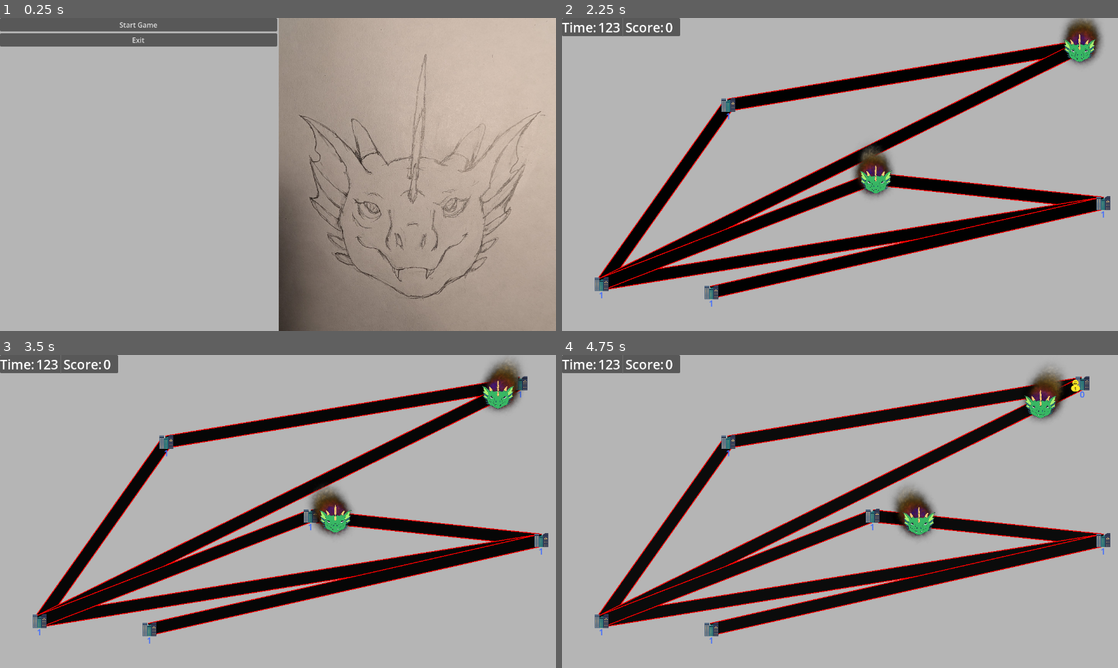
Above: before the commit, frames 1-4 (two rows, left to right).
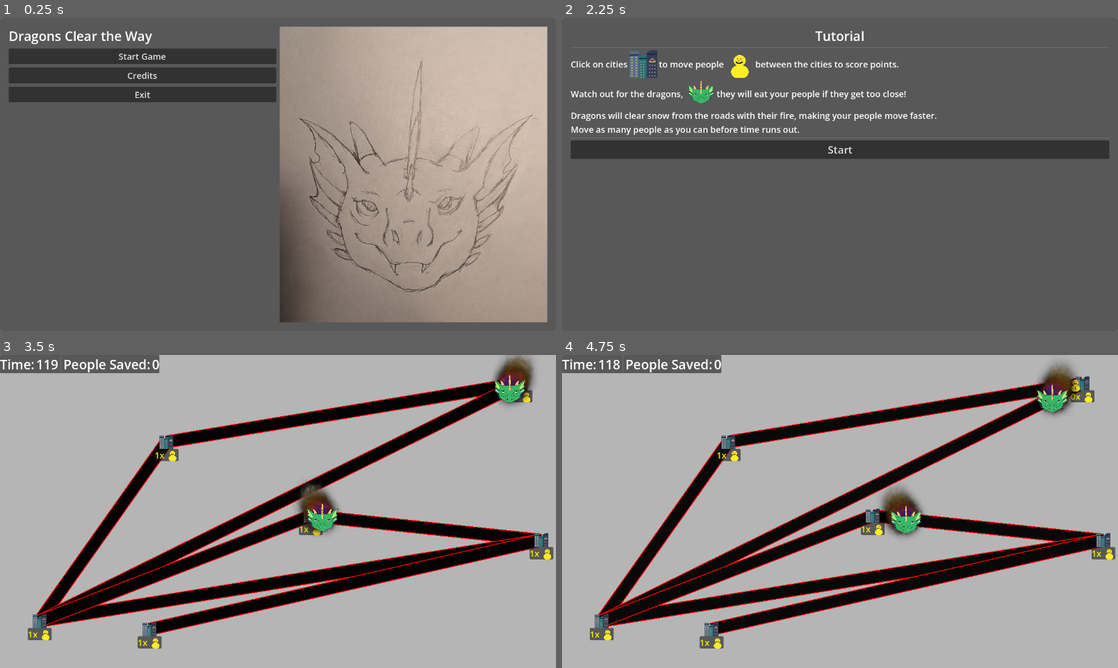
Above: after the commit, the same moments.

Repository: firefly2442/queble-game-jam
Game: Godot game, scene res://scenes/Main.tscn
The game is run twice, just before and just after one commit, with the same random seed, the same clock (stepped at 60 frames per second) and the same inputs.
Inputs (mouse positions are in pixels of both pictures, inside the frame that each line leads up to):
- Up to frame 1 (0.25 s): no input
- Up to frame 2 (2.25 s): click (706, 74) at 0.5 s, where only the run after the commit has a clickable "Credits"; click (840, 136) at 1.25 s, where only the run after the commit has a clickable "Back"; click "Start Game" at 2 s
- Up to frame 3 (3.5 s): click (278, 486) at 2.75 s, where only the run after the commit has a clickable "Start"
- Up to frame 4 (4.75 s): drag from (1084, 383) to (728, 442) at 3.52 s; drag from (728, 442) to (1084, 383) at 4.27 s

The runs differ from the first frame. In frame 1, 54% of the frame differs, in the area x 0-100%, y 0-100%; in frame 2, 98%; in frame 3, 3.7%; in frame 4, 3.9%.

Commit message:
feat: add credits, tutorial, and results scenes

Diff:
--- /dev/null
+++ b/scenes/Credits.tscn
@@ -0,0 +1,60 @@
+[gd_scene format=3 uid="uid://vwcwry2ct878"]
+
+[ext_resource type="Script" uid="uid://jgk2wei43fia" path="res://scripts/Credits.gd" id="1_hi4w3"]
+
+[node name="Credits" type="Node2D" unique_id=1144434278]
+script = ExtResource("1_hi4w3")
+
+[node name="PanelContainer" type="PanelContainer" parent="." unique_id=763520992]
+offset_right = 1280.0
+offset_bottom = 720.0
+
+[node name="MarginContainer" type="MarginContainer" parent="PanelContainer" unique_id=2129947859]
+layout_mode = 2
+theme_override_constants/margin_left = 20
+theme_override_constants/margin_top = 20
+theme_override_constants/margin_right = 20
+theme_override_constants/margin_bottom = 20
+
+[node name="VBoxContainer" type="VBoxContainer" parent="PanelContainer/MarginContainer" unique_id=1702471202]
+layout_mode = 2
+theme_override_constants/separation = 10
+
+[node name="CreditsLabel" type="Label" parent="PanelContainer/MarginContainer/VBoxContainer" unique_id=893674920]
+layout_mode = 2
+theme_override_font_sizes/font_size = 30
+text = "Credits"
+horizontal_alignment = 1
+
+[node name="HSeparator" type="HSeparator" parent="PanelContainer/MarginContainer/VBoxContainer" unique_id=359607667]
+layout_mode = 2
+
+[node name="ProgrammingLabel" type="Label" parent="PanelContainer/MarginContainer/VBoxContainer" unique_id=1923332691]
+layout_mode = 2
+theme_override_font_sizes/font_size = 20
+text = "Programming: Patrick"
+
+[node name="GraphicsLabel" type="Label" parent="PanelContainer/MarginContainer/VBoxContainer" unique_id=1992301750]
+layout_mode = 2
+theme_override_font_sizes/font_size = 20
+text = "Graphics: Patrick, Lina, Kenney.nl"
+
+[node name="AudioLabel" type="Label" parent="PanelContainer/MarginContainer/VBoxContainer" unique_id=1624096529]
+layout_mode = 2
+theme_override_font_sizes/font_size = 20
+text = "Audio:"
+
+[node name="ThanksToLabel" type="Label" parent="PanelContainer/MarginContainer/VBoxContainer" unique_id=167360707]
+layout_mode = 2
+theme_override_font_sizes/font_size = 20
+text = "Thanks To: Queble, Kenney, Itch.io"
+
+[node name="HSeparator2" type="HSeparator" parent="PanelContainer/MarginContainer/VBoxContainer" unique_id=2108808028]
+layout_mode = 2
+
+[node name="BackButton" type="Button" parent="PanelContainer/MarginContainer/VBoxContainer" unique_id=133104795]
+layout_mode = 2
+theme_override_font_sizes/font_size = 20
+text = "Back"
+
+[connection signal="pressed" from="PanelContainer/MarginContainer/VBoxContainer/BackButton" to="." method="_on_back_button_pressed"]
--- a/scenes/Game.tscn
+++ b/scenes/Game.tscn
@@ -4,6 +4,9 @@
 
 [node name="Game" type="Node2D" unique_id=393346429]
 script = ExtResource("1_ibkli")
+
+[node name="GameTimer" type="Timer" parent="." unique_id=1535085548]
+unique_name_in_owner = true
 
 [node name="CanvasLayer" type="CanvasLayer" parent="." unique_id=2145528082]
 
@@ -29,12 +32,12 @@
 [node name="VSeparator" type="VSeparator" parent="CanvasLayer/PanelContainer/HBoxContainer" unique_id=1731493083]
 layout_mode = 2
 
-[node name="ScoreLabel" type="Label" parent="CanvasLayer/PanelContainer/HBoxContainer" unique_id=1053470626]
+[node name="PeopleSavedLabel" type="Label" parent="CanvasLayer/PanelContainer/HBoxContainer" unique_id=1053470626]
 layout_mode = 2
 theme_override_font_sizes/font_size = 30
-text = "Score:"
+text = "People Saved:"
 
-[node name="Score" type="Label" parent="CanvasLayer/PanelContainer/HBoxContainer" unique_id=768709311]
+[node name="PeopleSaved" type="Label" parent="CanvasLayer/PanelContainer/HBoxContainer" unique_id=768709311]
 unique_name_in_owner = true
 layout_mode = 2
 theme_override_font_sizes/font_size = 30
@@ -51,3 +54,5 @@
 
 [node name="People" type="Node2D" parent="." unique_id=271433052]
 unique_name_in_owner = true
+
+[connection signal="timeout" from="GameTimer" to="." method="_on_game_timer_timeout"]
--- a/scenes/MainMenu.tscn
+++ b/scenes/MainMenu.tscn
@@ -6,34 +6,56 @@
 [node name="MainMenu" type="Node2D" unique_id=1651906405]
 script = ExtResource("1_yqorp")
 
-[node name="MarginContainer" type="MarginContainer" parent="." unique_id=468410479]
+[node name="PanelContainer" type="PanelContainer" parent="." unique_id=482123672]
 offset_right = 1280.0
 offset_bottom = 720.0
 
-[node name="HBoxContainer" type="HBoxContainer" parent="MarginContainer" unique_id=1978957935]
+[node name="MarginContainer" type="MarginContainer" parent="PanelContainer" unique_id=468410479]
 layout_mode = 2
+theme_override_constants/margin_left = 20
+theme_override_constants/margin_top = 20
+theme_override_constants/margin_right = 20
+theme_override_constants/margin_bottom = 20
 
-[node name="VBoxContainerMenu" type="VBoxContainer" parent="MarginContainer/HBoxContainer" unique_id=137965031]
+[node name="HBoxContainer" type="HBoxContainer" parent="PanelContainer/MarginContainer" unique_id=1978957935]
+layout_mode = 2
+theme_override_constants/separation = 8
+
+[node name="VBoxContainerMenu" type="VBoxContainer" parent="PanelContainer/MarginContainer/HBoxContainer" unique_id=137965031]
+layout_mode = 2
+size_flags_horizontal = 3
+theme_override_constants/separation = 8
+
+[node name="TitleLabel" type="Label" parent="PanelContainer/MarginContainer/HBoxContainer/VBoxContainerMenu" unique_id=1551676401]
+layout_mode = 2
+theme_override_font_sizes/font_size = 30
+text = "Dragons Clear the Way"
+
+[node name="StartGameButton" type="Button" parent="PanelContainer/MarginContainer/HBoxContainer/VBoxContainerMenu" unique_id=1112551618]
+layout_mode = 2
+theme_override_font_sizes/font_size = 20
+text = "Start Game"
+
+[node name="CreditsButton" type="Button" parent="PanelContainer/MarginContainer/HBoxContainer/VBoxContainerMenu" unique_id=2056394846]
+layout_mode = 2
+theme_override_font_sizes/font_size = 20
+text = "Credits"
+
+[node name="ExitButton" type="Button" parent="PanelContainer/MarginContainer/HBoxContainer/VBoxContainerMenu" unique_id=1325550768]
+layout_mode = 2
+theme_override_font_sizes/font_size = 20
+text = "Exit"
+
+[node name="VBoxContainer2" type="VBoxContainer" parent="PanelContainer/MarginContainer/HBoxContainer" unique_id=1981949099]
 layout_mode = 2
 size_flags_horizontal = 3
 
-[node name="StartGameButton" type="Button" parent="MarginContainer/HBoxContainer/VBoxContainerMenu" unique_id=1112551618]
-layout_mode = 2
-text = "Start Game"
-
-[node name="ExitButton" type="Button" parent="MarginContainer/HBoxContainer/VBoxContainerMenu" unique_id=1325550768]
-layout_mode = 2
-text = "Exit"
-
-[node name="VBoxContainer2" type="VBoxContainer" parent="MarginContainer/HBoxContainer" unique_id=1981949099]
-layout_mode = 2
-size_flags_horizontal = 3
-
-[node name="TextureRect" type="TextureRect" parent="MarginContainer/HBoxContainer/VBoxContainer2" unique_id=1022691848]
+[node name="TextureRect" type="TextureRect" parent="PanelContainer/MarginContainer/HBoxContainer/VBoxContainer2" unique_id=1022691848]
 layout_mode = 2
 size_flags_vertical = 3
 texture = ExtResource("2_0ykhv")
 expand_mode = 1
 
-[connection signal="pressed" from="MarginContainer/HBoxContainer/VBoxContainerMenu/StartGameButton" to="." method="_on_start_game_button_pressed"]
-[connection signal="pressed" from="MarginContainer/HBoxContainer/VBoxContainerMenu/ExitButton" to="." method="_on_exit_button_pressed"]
+[connection signal="pressed" from="PanelContainer/MarginContainer/HBoxContainer/VBoxContainerMenu/StartGameButton" to="." method="_on_start_game_button_pressed"]
+[connection signal="pressed" from="PanelContainer/MarginContainer/HBoxContainer/VBoxContainerMenu/CreditsButton" to="." method="_on_credits_button_pressed"]
+[connection signal="pressed" from="PanelContainer/MarginContainer/HBoxContainer/VBoxContainerMenu/ExitButton" to="." method="_on_exit_button_pressed"]
--- /dev/null
+++ b/scenes/Results.tscn
@@ -0,0 +1,89 @@
+[gd_scene format=3 uid="uid://bxxiwvubxvak4"]
+
+[ext_resource type="Texture2D" uid="uid://dd4yhuligvups" path="res://images/Person.png" id="1_ny2nj"]
+[ext_resource type="Script" uid="uid://ca1ha4mevairi" path="res://scripts/Results.gd" id="1_ufxfl"]
+[ext_resource type="Texture2D" uid="uid://b36heyjf8f27w" path="res://images/Person-with-X.png" id="3_3oa2t"]
+
+[node name="Results" type="Node2D" unique_id=1354984067]
+script = ExtResource("1_ufxfl")
+
+[node name="PanelContainer" type="PanelContainer" parent="." unique_id=1546190457]
+offset_right = 1280.0
+offset_bottom = 720.0
+
+[node name="MarginContainer" type="MarginContainer" parent="PanelContainer" unique_id=418514640]
+layout_mode = 2
+theme_override_constants/margin_left = 20
+theme_override_constants/margin_top = 20
+theme_override_constants/margin_right = 20
+theme_override_constants/margin_bottom = 20
+
+[node name="VBoxContainer" type="VBoxContainer" parent="PanelContainer/MarginContainer" unique_id=1062925075]
+layout_mode = 2
+
+[node name="TitleLabel" type="Label" parent="PanelContainer/MarginContainer/VBoxContainer" unique_id=3961879]
+layout_mode = 2
+theme_override_font_sizes/font_size = 30
+text = "Results"
+horizontal_alignment = 1
+
+[node name="HSeparator" type="HSeparator" parent="PanelContainer/MarginContainer/VBoxContainer" unique_id=1001276650]
+layout_mode = 2
+
+[node name="HBoxContainer" type="HBoxContainer" parent="PanelContainer/MarginContainer/VBoxContainer" unique_id=945101464]
+layout_mode = 2
+
+[node name="TextureRect" type="TextureRect" parent="PanelContainer/MarginContainer/VBoxContainer/HBoxContainer" unique_id=173120254]
+layout_mode = 2
+texture = ExtResource("1_ny2nj")
+
+[node name="PeopleSavedLabel" type="Label" parent="PanelContainer/MarginContainer/VBoxContainer/HBoxContainer" unique_id=1094497190]
+layout_mode = 2
+theme_override_font_sizes/font_size = 24
+text = "People Saved:"
+
+[node name="PeopleSaved" type="Label" parent="PanelContainer/MarginContainer/VBoxContainer/HBoxContainer" unique_id=1259481553]
+unique_name_in_owner = true
+layout_mode = 2
+theme_override_font_sizes/font_size = 24
+
+[node name="HBoxContainer2" type="HBoxContainer" parent="PanelContainer/MarginContainer/VBoxContainer" unique_id=487490670]
+layout_mode = 2
+
+[node name="TextureRect" type="TextureRect" parent="PanelContainer/MarginContainer/VBoxContainer/HBoxContainer2" unique_id=1001014714]
+layout_mode = 2
+texture = ExtResource("3_3oa2t")
+
+[node name="PeopleEatenLabel" type="Label" parent="PanelContainer/MarginContainer/VBoxContainer/HBoxContainer2" unique_id=305647445]
+layout_mode = 2
+theme_override_font_sizes/font_size = 24
+text = "People Eaten:"
+
+[node name="PeopleEaten" type="Label" parent="PanelContainer/MarginContainer/VBoxContainer/HBoxContainer2" unique_id=776954033]
+unique_name_in_owner = true
+layout_mode = 2
+theme_override_font_sizes/font_size = 24
+
+[node name="HBoxContainer3" type="HBoxContainer" parent="PanelContainer/MarginContainer/VBoxContainer" unique_id=1835307881]
+layout_mode = 2
+
+[node name="ScoreLabel" type="Label" parent="PanelContainer/MarginContainer/VBoxContainer/HBoxContainer3" unique_id=597626272]
+layout_mode = 2
+theme_override_font_sizes/font_size = 24
+text = "Final Score:"
+
+[node name="FinalScore" type="Label" parent="PanelContainer/MarginContainer/VBoxContainer/HBoxContainer3" unique_id=51505214]
+unique_name_in_owner = true
+layout_mode = 2
+theme_override_font_sizes/font_size = 24
+
+[node name="HSeparator2" type="HSeparator" parent="PanelContainer/MarginContainer/VBoxContainer" unique_id=128275845]
+layout_mode = 2
+size_flags_vertical = 3
+
+[node name="ContinueButton" type="Button" parent="PanelContainer/MarginContainer/VBoxContainer" unique_id=478112569]
+layout_mode = 2
+theme_override_font_sizes/font_size = 20
+text = "Continue"
+
+[connection signal="pressed" from="PanelContainer/MarginContainer/VBoxContainer/ContinueButton" to="." method="_on_continue_button_pressed"]
--- /dev/null
+++ b/scenes/Tutorial.tscn
@@ -0,0 +1,107 @@
+[gd_scene format=3 uid="uid://gnhb0bmfwp5c"]
+
+[ext_resource type="Script" uid="uid://dtbfram3g3xjh" path="res://scripts/Tutorial.gd" id="1_cfv3y"]
+[ext_resource type="Texture2D" uid="uid://ssbas5q7mnuq" path="res://images/City.png" id="2_ebau5"]
+[ext_resource type="Texture2D" uid="uid://dd4yhuligvups" path="res://images/Person.png" id="3_288ch"]
+[ext_resource type="Texture2D" uid="uid://ceq4p6wt3xybu" path="res://images/dragon-hand-drawn-palette.png" id="4_twv1b"]
+
+[node name="Tutorial" type="Node2D" unique_id=698575101]
+script = ExtResource("1_cfv3y")
+
+[node name="PanelContainer" type="PanelContainer" parent="." unique_id=945311472]
+offset_right = 1280.0
+offset_bottom = 720.0
+
+[node name="MarginContainer" type="MarginContainer" parent="PanelContainer" unique_id=174134899]
+layout_mode = 2
+theme_override_constants/margin_left = 20
+theme_override_constants/margin_top = 20
+theme_override_constants/margin_right = 20
+theme_override_constants/margin_bottom = 20
+
+[node name="VBoxContainer" type="VBoxContainer" parent="PanelContainer/MarginContainer" unique_id=1273061258]
+layout_mode = 2
+
+[node name="TutorialLabel" type="Label" parent="PanelContainer/MarginContainer/VBoxContainer" unique_id=308155050]
+layout_mode = 2
+theme_override_font_sizes/font_size = 30
+text = "Tutorial"
+horizontal_alignment = 1
+
+[node name="HSeparator2" type="HSeparator" parent="PanelContainer/MarginContainer/VBoxContainer" unique_id=168571090]
+layout_mode = 2
+
+[node name="HBoxContainer" type="HBoxContainer" parent="PanelContainer/MarginContainer/VBoxContainer" unique_id=1994969352]
+layout_mode = 2
+
+[node name="Label3" type="Label" parent="PanelContainer/MarginContainer/VBoxContainer/HBoxContainer" unique_id=380139167]
+layout_mode = 2
+theme_override_font_sizes/font_size = 20
+text = "Click on cities"
+
+[node name="CityTextureRect" type="TextureRect" parent="PanelContainer/MarginContainer/VBoxContainer/HBoxContainer" unique_id=446369781]
+custom_minimum_size = Vector2(64, 64)
+layout_mode = 2
+texture = ExtResource("2_ebau5")
+stretch_mode = 4
+
+[node name="Label" type="Label" parent="PanelContainer/MarginContainer/VBoxContainer/HBoxContainer" unique_id=230045702]
+layout_mode = 2
+theme_override_font_sizes/font_size = 20
+text = "to move people"
+
+[node name="PeopleTextureRect" type="TextureRect" parent="PanelContainer/MarginContainer/VBoxContainer/HBoxContainer" unique_id=537267412]
+layout_mode = 2
+texture = ExtResource("3_288ch")
+stretch_mode = 4
+
+[node name="Label2" type="Label" parent="PanelContainer/MarginContainer/VBoxContainer/HBoxContainer" unique_id=304809548]
+layout_mode = 2
+theme_override_font_sizes/font_size = 20
+text = "between the cities to score points."
+
+[node name="HBoxContainer2" type="HBoxContainer" parent="PanelContainer/MarginContainer/VBoxContainer" unique_id=2118013227]
+layout_mode = 2
+
+[node name="Label" type="Label" parent="PanelContainer/MarginContainer/VBoxContainer/HBoxContainer2" unique_id=1832052854]
+layout_mode = 2
+theme_override_font_sizes/font_size = 20
+text = "Watch out for the dragons, "
+
+[node name="TextureRect" type="TextureRect" parent="PanelContainer/MarginContainer/VBoxContainer/HBoxContainer2" unique_id=301782249]
+custom_minimum_size = Vector2(64, 64)
+layout_mode = 2
+texture = ExtResource("4_twv1b")
+expand_mode = 2
+stretch_mode = 4
+
+[node name="Label2" type="Label" parent="PanelContainer/MarginContainer/VBoxContainer/HBoxContainer2" unique_id=758375508]
+layout_mode = 2
+theme_override_font_sizes/font_size = 20
+text = "they will eat your people if they get too close!"
+
+[node name="HBoxContainer3" type="HBoxContainer" parent="PanelContainer/MarginContainer/VBoxContainer" unique_id=347862061]
+layout_mode = 2
+
+[node name="Label" type="Label" parent="PanelContainer/MarginContainer/VBoxContainer/HBoxContainer3" unique_id=1545949027]
+layout_mode = 2
+theme_override_font_sizes/font_size = 20
+text = "Dragons will clear snow from the roads with their fire, making your people move faster."
+
+[node name="HBoxContainer4" type="HBoxContainer" parent="PanelContainer/MarginContainer/VBoxContainer" unique_id=1525783839]
+layout_mode = 2
+
+[node name="Label" type="Label" parent="PanelContainer/MarginContainer/VBoxContainer/HBoxContainer4" unique_id=307298590]
+layout_mode = 2
+theme_override_font_sizes/font_size = 20
+text = "Move as many people as you can before time runs out."
+
+[node name="HSeparator" type="HSeparator" parent="PanelContainer/MarginContainer/VBoxContainer" unique_id=1782427490]
+layout_mode = 2
+
+[node name="StartButton" type="Button" parent="PanelContainer/MarginContainer/VBoxContainer" unique_id=1534444960]
+layout_mode = 2
+theme_override_font_sizes/font_size = 24
+text = "Start"
+
+[connection signal="pressed" from="PanelContainer/MarginContainer/VBoxContainer/StartButton" to="." method="_on_start_button_pressed"]
--- a/scenes/entities/City.tscn
+++ b/scenes/entities/City.tscn
@@ -2,6 +2,7 @@
 
 [ext_resource type="Script" uid="uid://cwbgw3ye1ofgf" path="res://scripts/entities/City.gd" id="1_3st74"]
 [ext_resource type="Texture2D" uid="uid://ssbas5q7mnuq" path="res://images/City.png" id="2_kkk8u"]
+[ext_resource type="Texture2D" uid="uid://dd4yhuligvups" path="res://images/Person.png" id="3_ei7ug"]
 
 [sub_resource type="RectangleShape2D" id="RectangleShape2D_kkk8u"]
 size = Vector2(32.000008, 32.000008)
@@ -26,20 +27,32 @@
 width = 4.0
 default_color = Color(0, 1, 1, 1)
 
-[node name="PeopleLabel" type="Label" parent="." unique_id=609405220]
-unique_name_in_owner = true
+[node name="PanelContainer" type="PanelContainer" parent="." unique_id=1436875761]
 anchors_preset = 15
 anchor_right = 1.0
 anchor_bottom = 1.0
-offset_left = -5.0
-offset_top = 13.0
-offset_right = 5.0
-offset_bottom = 36.0
+offset_left = -14.0
+offset_top = 16.0
+offset_right = 14.0
+offset_bottom = 44.0
 grow_horizontal = 2
 grow_vertical = 2
-theme_override_colors/font_color = Color(0.24313726, 0.41960785, 1, 1)
+
+[node name="HBoxContainer" type="HBoxContainer" parent="PanelContainer" unique_id=310574073]
+layout_mode = 2
+
+[node name="PeopleLabel" type="Label" parent="PanelContainer/HBoxContainer" unique_id=609405220]
+unique_name_in_owner = true
+layout_mode = 2
+theme_override_colors/font_color = Color(0.94509804, 0.92941177, 0.007843138, 1)
 theme_override_font_sizes/font_size = 20
-text = "1"
+text = "1x"
+
+[node name="TextureRect" type="TextureRect" parent="PanelContainer/HBoxContainer" unique_id=667323370]
+layout_mode = 2
+texture = ExtResource("3_ei7ug")
+expand_mode = 3
+stretch_mode = 4
 
 [node name="PeopleTimer" type="Timer" parent="." unique_id=60212395]
 unique_name_in_owner = true
--- /dev/null
+++ b/scripts/Credits.gd
@@ -0,0 +1,8 @@
+extends Node2D
+
+func _ready() -> void:
+	pass
+
+
+func _on_back_button_pressed() -> void:
+	SceneSwitcher.switch_scene("uid://jhs55aqbv7tw")
--- a/scripts/Game.gd
+++ b/scripts/Game.gd
@@ -56,25 +56,6 @@
 	GameState.roads = %Roads.get_children()
 	GameState.cities = %Cities.get_children()
 
-
-	# randomly generate and place roads
-	#for i in range(0, number_roads):
-		#var random_city_1: City
-		#var random_city_2: City
-		#while not random_city_1 or not random_city_2 or random_city_1 == random_city_2:
-			#random_city_1 = %Cities.get_children().pick_random()
-			#random_city_2 = %Cities.get_children().pick_random()
-			## don't make a connection when we have an existing connection already
-			#if random_city_1 in random_city_2.connected_cities or random_city_2 in random_city_1.connected_cities:
-				#random_city_1 = null
-				#random_city_2 = null
-		#var road_scene: PackedScene = load("uid://bqdvxd444l7hg")
-		#var road: Road = road_scene.instantiate()
-		#road.init(random_city_1, random_city_2)
-		#random_city_1.addConnectedCity(random_city_2)
-		#random_city_2.addConnectedCity(random_city_1)
-		#%Roads.add_child(road)
-
 	# add dragons
 	for i in range(number_dragons):
 		var dragon_scene: PackedScene = load("uid://lh3txbxrchpu")
@@ -84,6 +65,10 @@
 		dragon.starting_city = rand_city
 		%Dragons.add_child(dragon)
 	GameState.dragons = %Dragons.get_children()
+
+	# setup timer
+	(%GameTimer as Timer).start(120.0)
+
 
 func _user_select_city(city: City) -> void:
 	# deselect if we pick the same city
@@ -114,4 +99,10 @@
 			GameState.selected_city = null
 
 func _process(_delta: float) -> void:
-	(%Score as Label).text = str(GameState.people_delivered)
+	(%PeopleSaved as Label).text = str(GameState.people_delivered)
+	(%TimerValue as Label).text = "%.0f" % round((%GameTimer as Timer).time_left)
+
+
+func _on_game_timer_timeout() -> void:
+	# game is finished, show results
+	SceneSwitcher.switch_scene("uid://bxxiwvubxvak4")
--- a/scripts/MainMenu.gd
+++ b/scripts/MainMenu.gd
@@ -8,4 +8,8 @@
 
 
 func _on_start_game_button_pressed() -> void:
-	SceneSwitcher.switch_scene("uid://blun7ob78f403")
+	SceneSwitcher.switch_scene("uid://gnhb0bmfwp5c")
+
+
+func _on_credits_button_pressed() -> void:
+	SceneSwitcher.switch_scene("uid://vwcwry2ct878")
--- /dev/null
+++ b/scripts/Results.gd
@@ -0,0 +1,12 @@
+extends Node2D
+
+func _ready() -> void:
+	(%PeopleSaved as Label).text = str(GameState.people_delivered)
+	(%PeopleEaten as Label).text = str(GameState.people_eaten)
+	(%FinalScore as Label).text = str(GameState.people_delivered - GameState.people_eaten)
+
+
+func _on_continue_button_pressed() -> void:
+	GameState.reset()
+	# back to main menu
+	SceneSwitcher.switch_scene("uid://jhs55aqbv7tw")
--- /dev/null
+++ b/scripts/Tutorial.gd
@@ -0,0 +1,8 @@
+extends Node2D
+
+func _ready() -> void:
+	pass
+
+
+func _on_start_button_pressed() -> void:
+	SceneSwitcher.switch_scene("uid://blun7ob78f403")
--- a/scripts/entities/City.gd
+++ b/scripts/entities/City.gd
@@ -28,7 +28,7 @@
 
 
 func _process(_delta: float) -> void:
-	(%PeopleLabel as Label).text = str(number_people_waiting)
+	(%PeopleLabel as Label).text = str(number_people_waiting) + "x"
 
 
 func addConnectedCity(city: City) -> void:
--- a/scripts/entities/Person.gd
+++ b/scripts/entities/Person.gd
@@ -70,5 +70,5 @@
 func _on_area_2d_area_entered(area: Area2D) -> void:
 	var collider: Node2D = area.get_parent()
 	if collider.is_in_group("dragon"):
-		GameState.people_delivered -= self.number_people
+		GameState.people_eaten += self.number_people
 		self.queue_free()
--- a/scripts/singletons/Game_State.gd
+++ b/scripts/singletons/Game_State.gd
@@ -1,6 +1,5 @@
 extends Node
 
-var timer: Timer = Timer.new()
 var snow_speed: float = 60.0
 
 var cities: Array
@@ -11,6 +10,16 @@
 var selected_city: City
 
 var people_delivered: int = 0
+var people_eaten: int = 0
 
 func _ready() -> void:
 	pass
+
+func reset() -> void:
+	cities.clear()
+	roads.clear()
+	dragons.clear()
+	people.clear()
+	selected_city = null
+	people_delivered = 0
+	people_eaten = 0
Binary file added: images/Person-with-X.png
Not shown, added: images/Person-with-X.png.import
Not shown, added: scripts/Credits.gd.uid
Not shown, added: scripts/Results.gd.uid
Not shown, added: scripts/Tutorial.gd.uid
Not shown, added: images/Person-with-X.pxo
